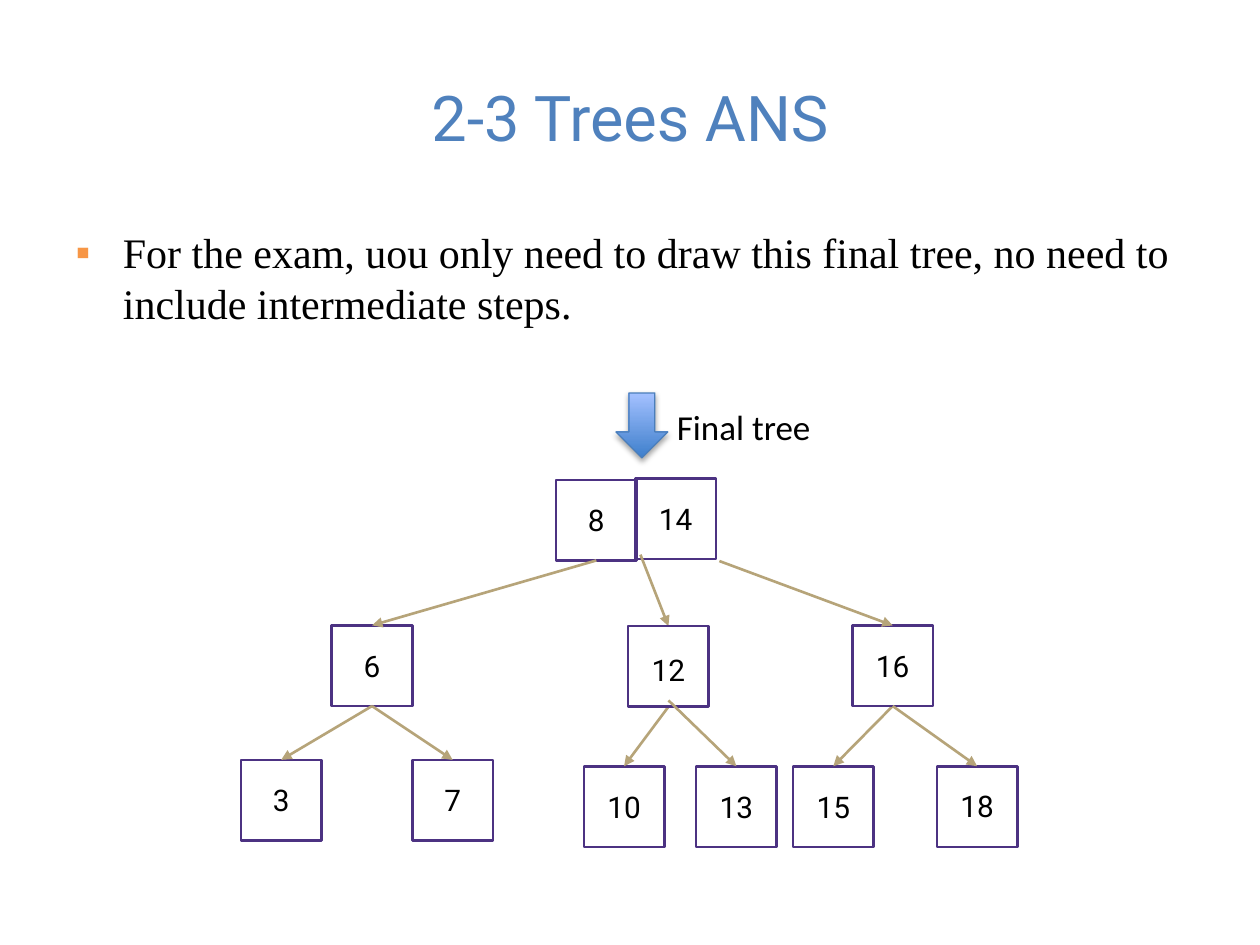
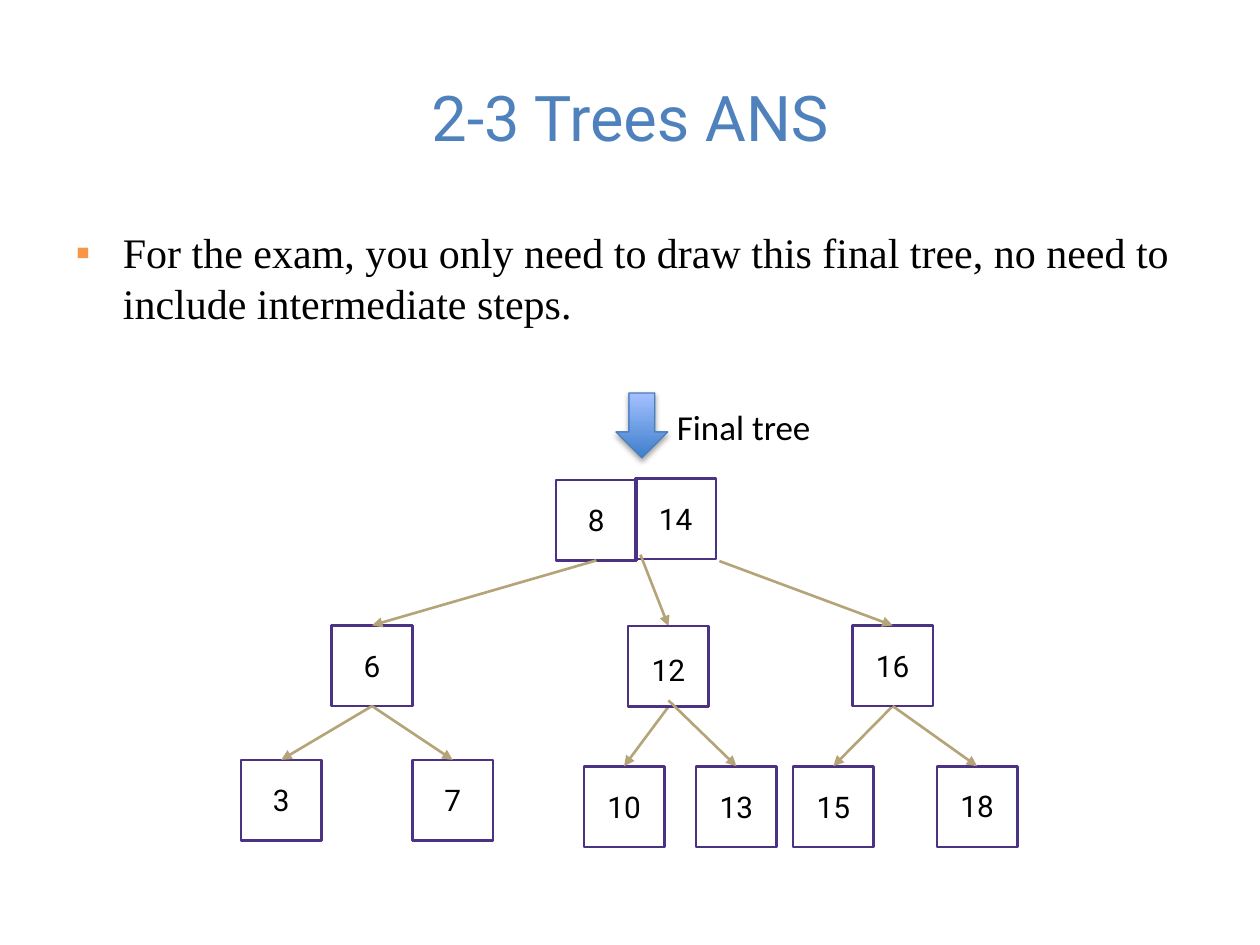
Before and after one commit to guhofstra/CSC111Fa25, a slide deck: slide 5 of PPTs/Lecture 10-2-3 trees B trees Exercises ANS.pptx. Drawn at 1260x945 pixels with LibreOffice and Linux fonts; fonts in the diff are those of the drawing. Boxes give left, top, right and bottom in pixels: in the first picture for what was removed or moved away, otherwise in the second. Text is boxed around its words. In the diff, an @@ line names an element or a change of style, - is before the commit and + after.

```diff
--- a/PPTs/Lecture 10-2-3 trees B trees Exercises ANS.pptx
+++ b/PPTs/Lecture 10-2-3 trees B trees Exercises ANS.pptx
@@ text at [123,238,1169,328]: text changed @@
-▪ For the exam, uou only need to draw this final tree, no need to include intermediate steps.
+▪ For the exam, you only need to draw this final tree, no need to include intermediate steps.
```
Also in this commit, not shown: 6 other files.
